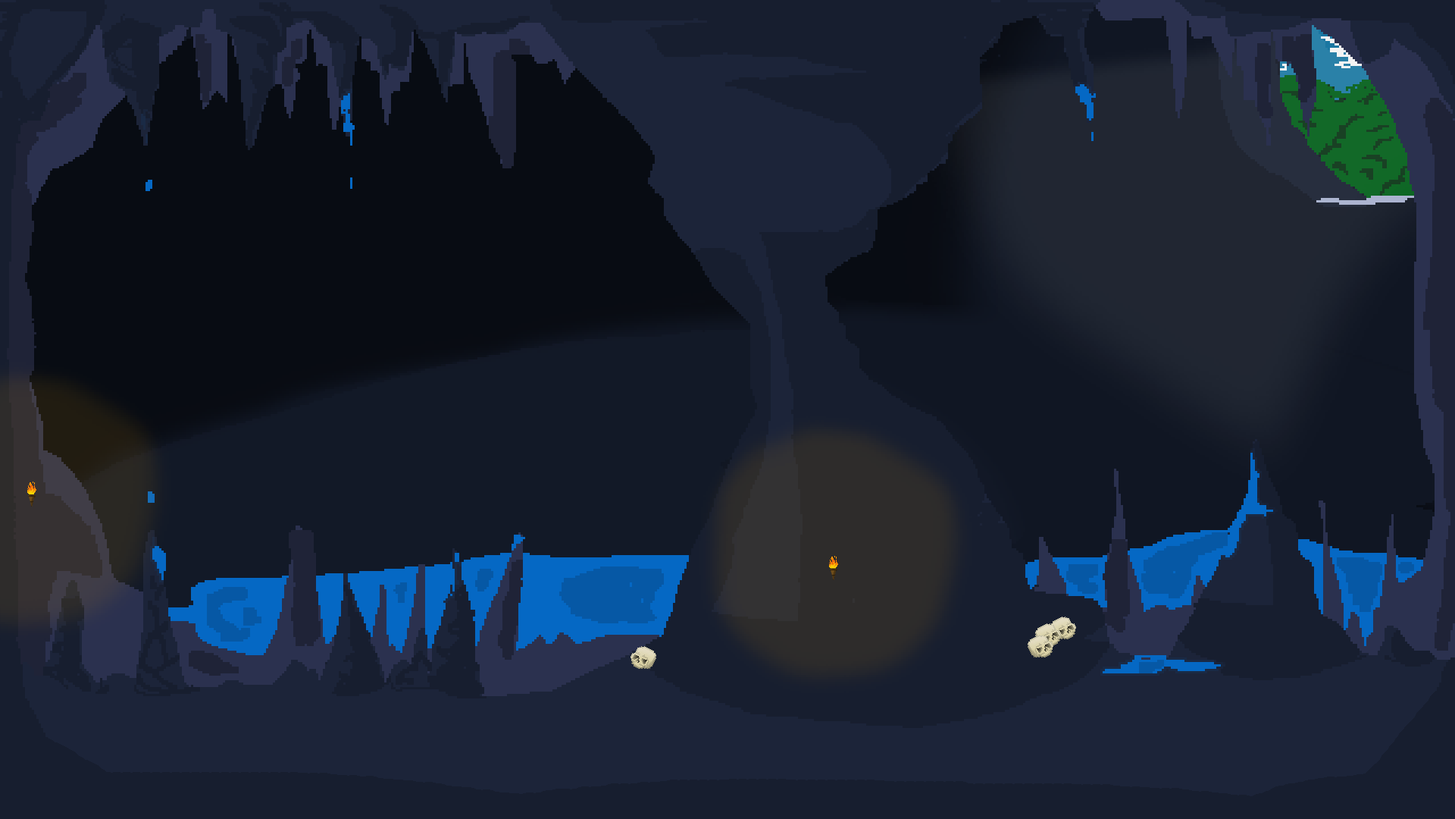
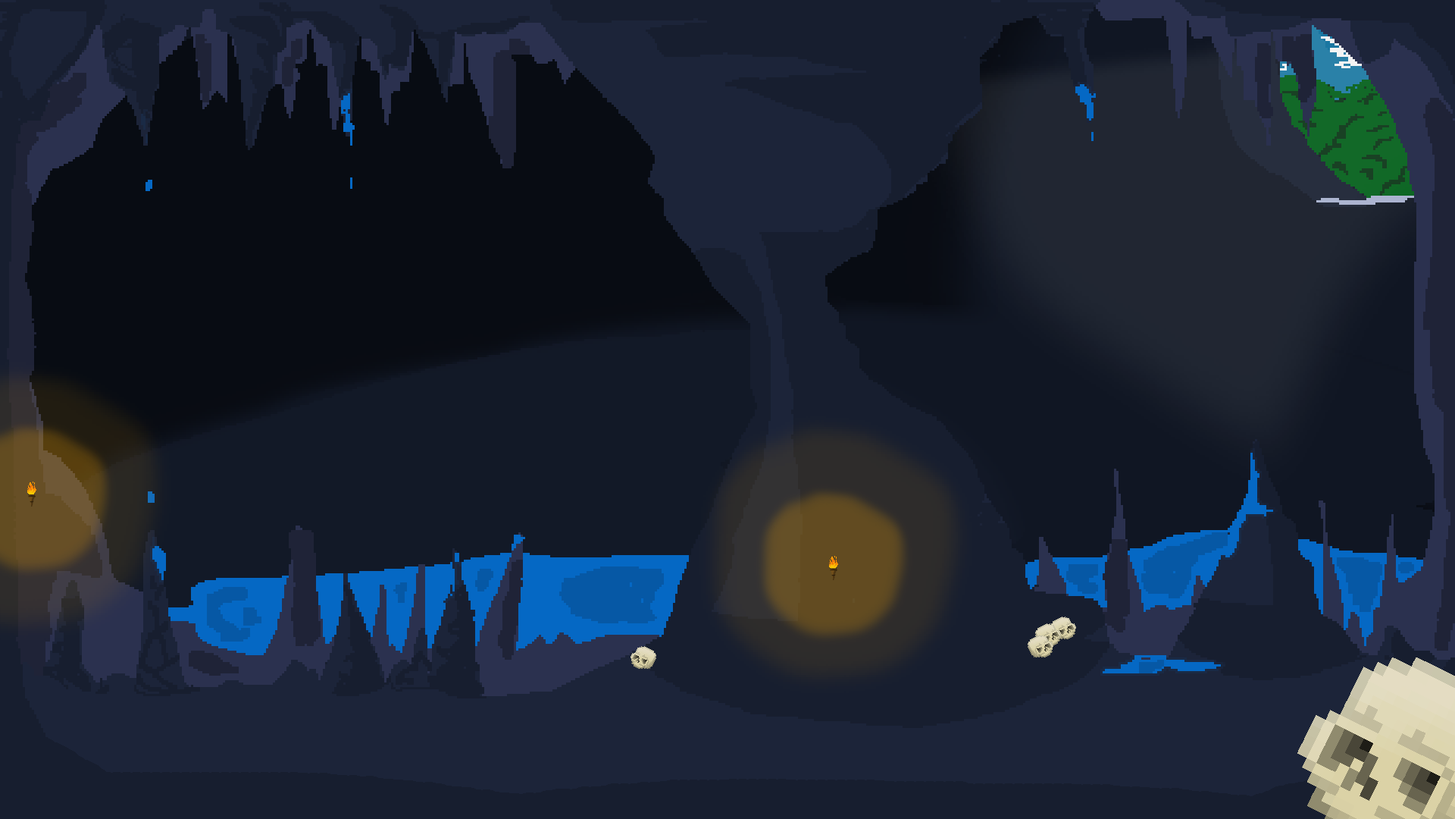
The second 1455px x 819px image is a revision of the first. Changes to its layers:
added layer "skull_by_tandrevskiv-d9cyx8i copie 4" above "skull_by_tandrevskiv-d9cyx8i copie 3" over [1297, 657, 1455, 819]
added layer "Calque 13 copie 3" (25%) above "Calque 13 copie 2" over [0, 422, 114, 577]
added layer "Calque 13 copie 2" (25%) above "Calque 13" over [757, 487, 911, 643]
